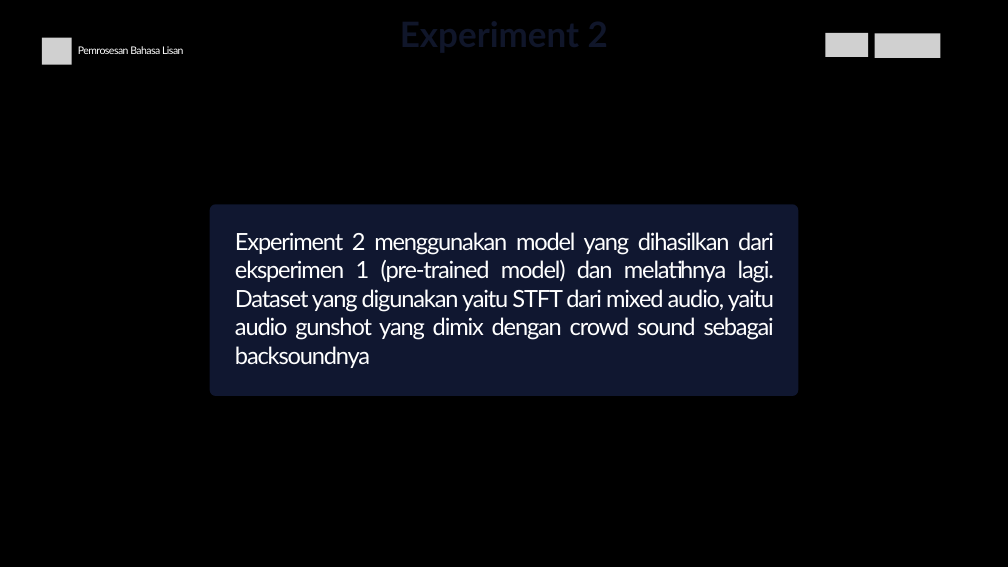
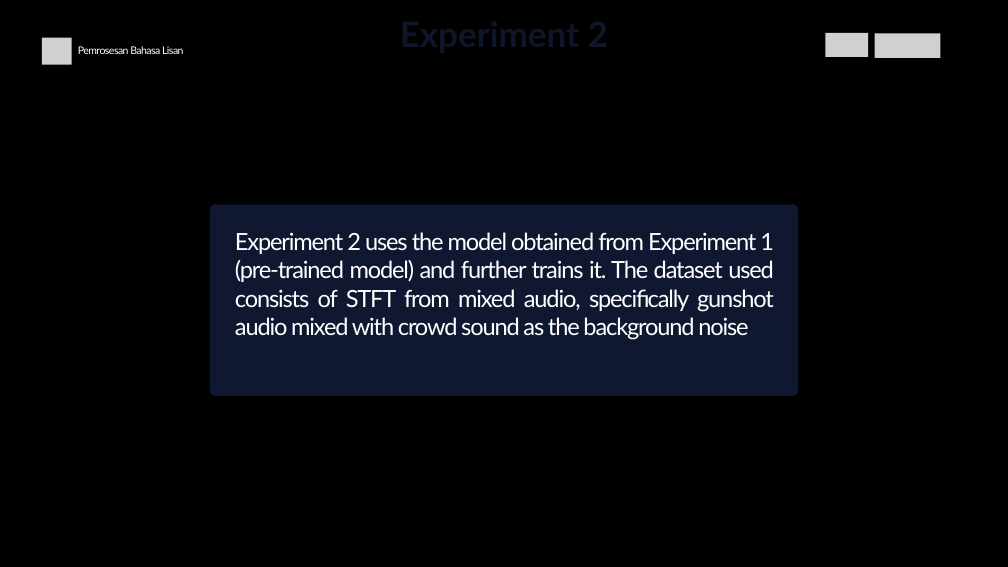
Before and after one commit to dhekmass12/mass-shooting-detector, a slide deck: slide 17 of Mass Shooting Detector.pptx. Drawn at 1008x567 pixels with LibreOffice and Linux fonts; fonts in the diff are those of the drawing; grey boxes stand for pictures. Boxes give left, top, right and bottom in pixels: in the first picture for what was removed or moved away, otherwise in the second. Text is boxed around its words. In the diff, an @@ line names an element or a change of style, - is before the commit and + after.

```diff
--- a/Mass Shooting Detector.pptx
+++ b/Mass Shooting Detector.pptx
@@ text at (x1=235, y1=232, x2=774, y2=340): text changed @@
-Experiment 2 menggunakan model yang dihasilkan dari eksperimen 1 (pre-trained model) dan melatihnya lagi. Dataset yang digunakan yaitu STFT dari mixed audio, yaitu audio gunshot yang dimix dengan crowd sound sebagai backsoundnya
+Experiment 2 uses the model obtained from Experiment 1 (pre-trained model) and further trains it. The dataset used consists of STFT from mixed audio, specifically gunshot audio mixed with crowd sound as the background noise
```
Also in this commit, not shown: 10 other slides changed, 1 slide added, 1 slide removed.
